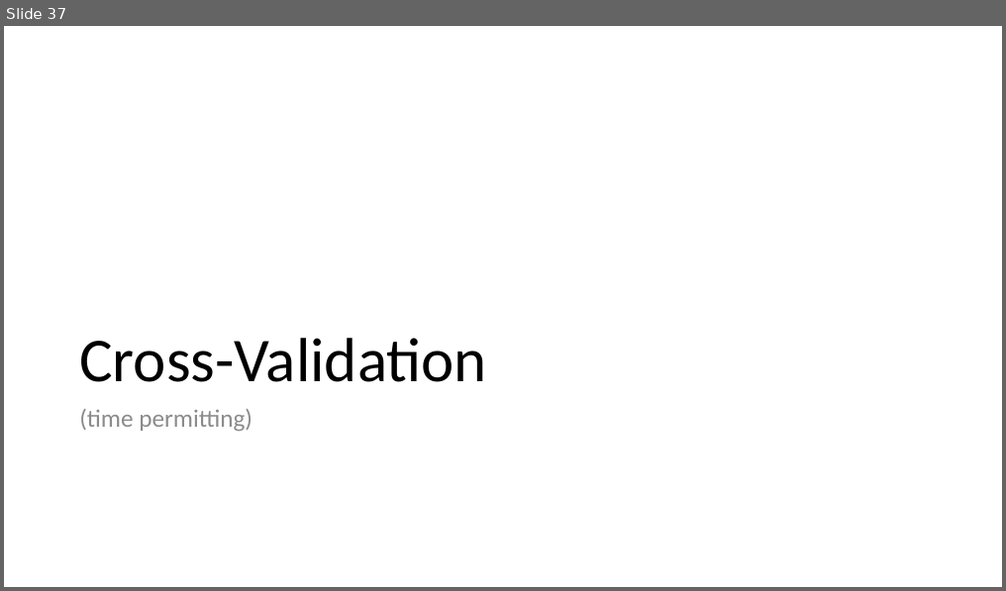
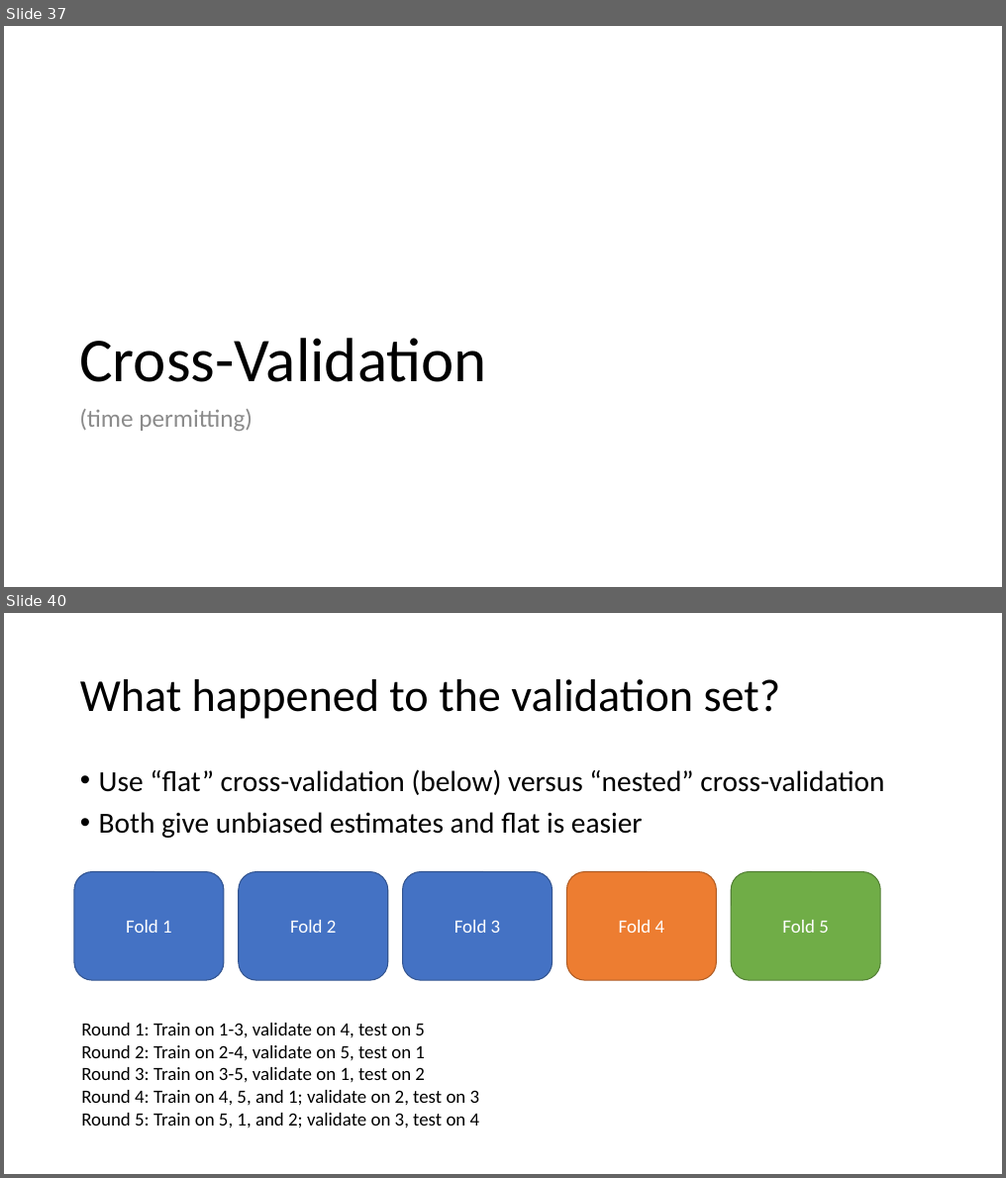
Before and after one commit to mengelhard/mmci_applied_ds, a slide deck: lectures/mitigating_overfitting.pptx. Shown one above the other, each under a label of ours: slide 37 before the commit, slides 37 and 40 after it; the slides between them are not shown. The pictures are 1006x591 and 1006x1178 pixels, drawn with LibreOffice and Linux fonts; fonts in the diff are those of the drawing. Boxes give left, top, right and bottom in pixels: in the first picture for what was removed or moved away, otherwise in the second. Text is boxed around its words. In the diff, an @@ line names an element or a change of style, - is before the commit and + after.

```diff
--- a/lectures/mitigating_overfitting.pptx
+++ b/lectures/mitigating_overfitting.pptx
@@ slide 40 added at (4, 613, 1002, 1174), background #FFFFFF @@
@@ title added at (80, 679, 781, 719), 44 pt, text #000000 @@
+What happened to the validation set?
@@ text added at (99, 769, 884, 838), 28 pt, text #000000 @@
+• Use “flat” cross-validation (below) versus “nested” cross-validation
+• Both give unbiased estimates and flat is easier
@@ rounded rectangle added at (74, 872, 224, 980), fill #4472C4, outline #325491 1 pt, 18 pt, text #FFFFFF @@
+Fold 1
@@ rounded rectangle added at (239, 872, 388, 980), fill #4472C4, outline #325491 1 pt, 18 pt, text #FFFFFF @@
+Fold 2
@@ rounded rectangle added at (403, 872, 552, 980), fill #4472C4, outline #325491 1 pt, 18 pt, text #FFFFFF @@
+Fold 3
@@ rounded rectangle added at (567, 872, 717, 980), fill #ED7D31, outline #AF5C24 1 pt, 18 pt, text #FFFFFF @@
+Fold 4
@@ rounded rectangle added at (731, 872, 880, 980), fill #70AD47, outline #538035 1 pt, 18 pt, text #FFFFFF @@
+Fold 5
@@ text added at (81, 1023, 480, 1129), 18 pt, text #000000 @@
+Round 1: Train on 1-3, validate on 4, test on 5
+Round 2: Train on 2-4, validate on 5, test on 1
+Round 3: Train on 3-5, validate on 1, test on 2
+Round 4: Train on 4, 5, and 1; validate on 2, test on 3
+Round 5: Train on 5, 1, and 2; validate on 3, test on 4
```
Also in this commit, not shown: 2 other slides added, 1 slide removed, 1 other file.
